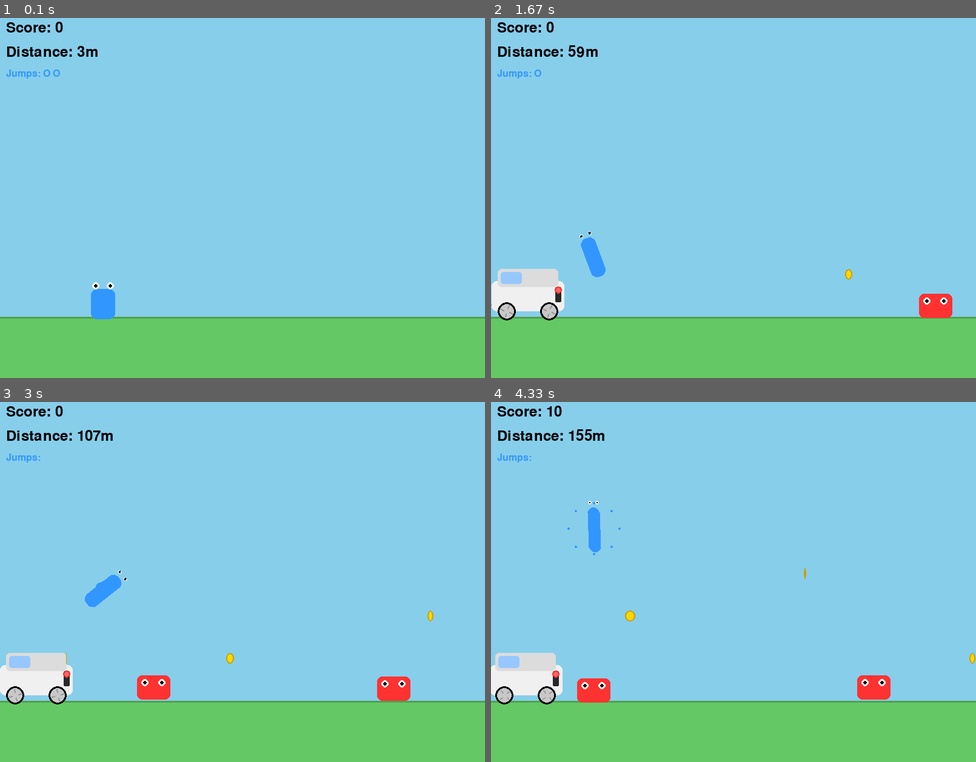
Above: before the commit, frames 1-4 (two rows, left to right).
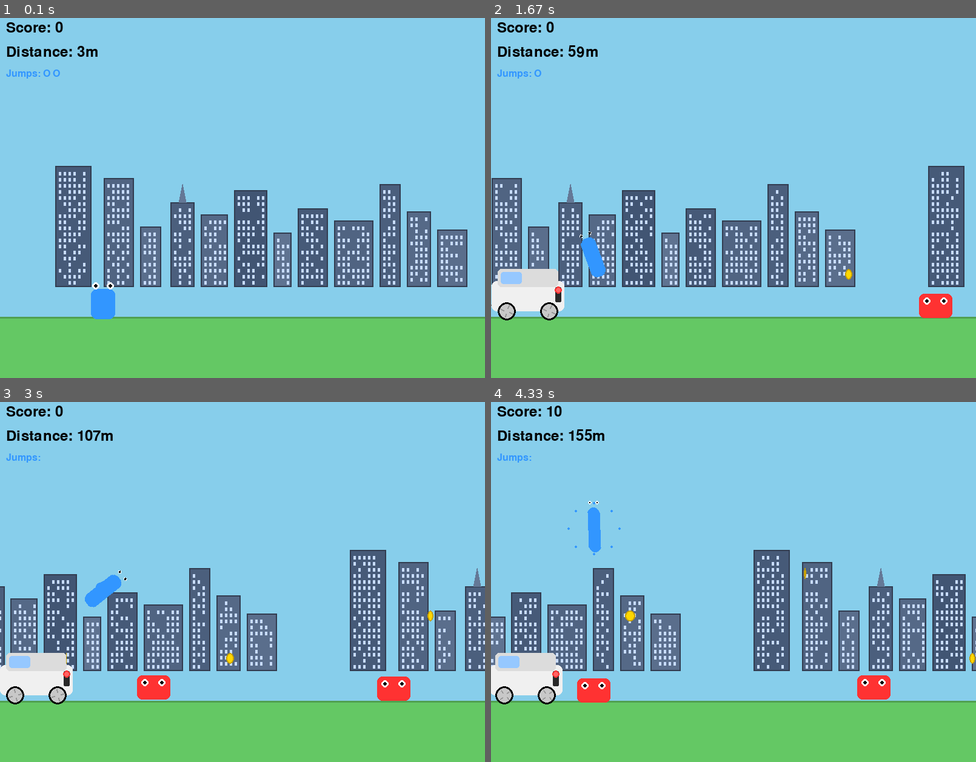
Above: after the commit, the same moments.

Repository: 8x8-BitGames/GameDevelopmentGame2
Game: pygame game, started from pygame_first_game.py
Same seed, same stepped clock (60 frames per second), same inputs: the game is played once before the commit and once after it.
Inputs:
- Up to frame 1 (0.1 s): no input
- Up to frame 2 (1.67 s): tap Space at 0.33, 0.73, 1.03, 1.23, 1.57 s
- Up to frame 3 (3 s): tap Space at 1.87, 2.07, 2.37, 2.63, 2.97 s
- Up to frame 4 (4.33 s): tap Space at 3.27, 3.4, 3.8, 4.1 s

The runs differ from the first frame. In frame 1, 16% of the frame differs, in the area x 11-97%, y 41-75%; in frame 2, 15%; in frame 3, 16%; in frame 4, 16%.

Commit message:
2nd draft:  - added city skyline  - made dash better

Diff:
--- a/pygame_first_game.py
+++ b/pygame_first_game.py
@@ -70,10 +70,11 @@
         self.dash_duration = 0
         self.dash_max_duration = 300  # 5 seconds at 60 FPS
         self.dash_cooldown = 0
-        self.dash_cooldown_max = 30  # 0.5 seconds at 60 FPS
+        self.dash_cooldown_max = 45  # 0.75 seconds at 60 FPS
         self.is_dashing = False
         self.dash_time = 0
-        self.dash_time_max = 15  # 0.25 seconds dash
+        self.dash_time_max = 30  # 0.5 seconds dash (doubled from 15)
+        self.dash_speed_boost = 8  # Extra forward movement during dash
 
         # Powerup activation particles
         self.powerup_particles = []
@@ -193,13 +194,17 @@
             self.dash_time -= 1
             if self.dash_time <= 0:
                 self.is_dashing = False
-            # Create dash trail
-            if random.random() < 0.3:
+            # Boost forward during dash
+            self.x += self.dash_speed_boost
+            # Create enhanced dash trail with streaks
+            if random.random() < 0.8:  # More frequent trails
                 self.dash_trail.append({
                     'x': self.x + self.width / 2,
                     'y': self.y + self.height / 2,
-                    'life': 20,
-                    'size': random.randint(8, 15)
+                    'life': 30,  # Longer lasting
+                    'size': random.randint(10, 20),
+                    'vx': random.uniform(-3, -1),  # Streak backward
+                    'vy': random.uniform(-2, 2)
                 })
 
         # Update dash cooldown
@@ -261,16 +266,24 @@
         # Update dash trail
         for t in self.dash_trail[:]:
             t['life'] -= 1
+            t['x'] += t.get('vx', 0)
+            t['y'] += t.get('vy', 0)
             if t['life'] <= 0:
                 self.dash_trail.remove(t)
 
     def draw(self, screen):
-        # Draw dash trail
+        # Draw dash trail with streaks
         for t in self.dash_trail:
-            alpha = t['life'] / 20
+            alpha = t['life'] / 30
             size = int(t['size'] * alpha)
             if size > 0:
-                pygame.draw.circle(screen, DASH_COLOR, (int(t['x']), int(t['y'])), size)
+                # Draw streak effect with gradient
+                for i in range(3):
+                    streak_size = size - i * 2
+                    if streak_size > 0:
+                        color_alpha = int(255 * alpha * (1 - i * 0.3))
+                        color = (255, 165, 0) if color_alpha > 128 else (255, 200, 100)
+                        pygame.draw.circle(screen, color, (int(t['x'] + i * 5), int(t['y'])), streak_size)
 
         # Draw powerup particles
         for p in self.powerup_particles:
@@ -404,8 +417,12 @@
 
     def update(self, player_x):
         # Follow player, staying slightly behind
+        # Slower catch-up speed when far away
+        distance_to_target = (player_x - 150) - self.x
+        catch_up_speed = 0.02 if abs(distance_to_target) > 200 else 0.05
+
         self.target_x = player_x - 150
-        self.x += (self.target_x - self.x) * 0.05
+        self.x += (self.target_x - self.x) * catch_up_speed
 
         # Animations
         self.wheel_rotation += SCROLL_SPEED * 2
@@ -634,6 +651,86 @@
         return len(self.particles) == 0
 
 
+def draw_boston_skyline(screen, scroll_offset):
+    """Draw a simplified Boston skyline in the background"""
+    skyline_y = GROUND_Y - 50
+
+    # Buildings move slower than foreground (parallax effect)
+    parallax_offset = (scroll_offset * 0.3) % WIDTH
+
+    # Define Boston-inspired buildings
+    buildings = [
+        # Hancock Tower (tallest)
+        {'x': 100, 'w': 60, 'h': 200, 'color': (70, 90, 120), 'windows': True},
+        # Prudential Tower
+        {'x': 180, 'w': 50, 'h': 180, 'color': (80, 100, 130), 'windows': True},
+        # Small building
+        {'x': 240, 'w': 35, 'h': 100, 'color': (90, 110, 140), 'windows': True},
+        # Custom House Tower (with spire)
+        {'x': 290, 'w': 40, 'h': 140, 'color': (75, 95, 125), 'windows': True, 'spire': True},
+        # Medium building
+        {'x': 340, 'w': 45, 'h': 120, 'color': (85, 105, 135), 'windows': True},
+        # State Street building
+        {'x': 395, 'w': 55, 'h': 160, 'color': (65, 85, 115), 'windows': True},
+        # Small building
+        {'x': 460, 'w': 30, 'h': 90, 'color': (95, 115, 145), 'windows': True},
+        # Federal Reserve
+        {'x': 500, 'w': 50, 'h': 130, 'color': (70, 90, 120), 'windows': True},
+        # Wide building
+        {'x': 560, 'w': 65, 'h': 110, 'color': (80, 100, 130), 'windows': True},
+        # Tall narrow
+        {'x': 635, 'w': 35, 'h': 170, 'color': (75, 95, 125), 'windows': True},
+        # Medium
+        {'x': 680, 'w': 40, 'h': 125, 'color': (85, 105, 135), 'windows': True},
+        # Short wide
+        {'x': 730, 'w': 50, 'h': 95, 'color': (90, 110, 140), 'windows': True},
+    ]
+
+    # Draw buildings twice for seamless scrolling
+    for offset in [-WIDTH, 0, WIDTH]:
+        for building in buildings:
+            x = building['x'] - parallax_offset + offset
+            if x < -building['w'] or x > WIDTH + building['w']:
+                continue
+
+            y = skyline_y - building['h']
+
+            # Draw building body
+            pygame.draw.rect(screen, building['color'],
+                             (x, y, building['w'], building['h']))
+
+            # Draw darker outline
+            pygame.draw.rect(screen, (50, 60, 80),
+                             (x, y, building['w'], building['h']), 2)
+
+            # Draw windows if specified
+            if building.get('windows'):
+                window_color = (200, 220, 255, 100)
+                window_w = 4
+                window_h = 6
+                spacing_x = 8
+                spacing_y = 10
+
+                for wy in range(int(y + 10), int(y + building['h'] - 5), spacing_y):
+                    for wx in range(int(x + 6), int(x + building['w'] - 6), spacing_x):
+                        # Random lit windows
+                        if random.random() > 0.3:
+                            pygame.draw.rect(screen, window_color,
+                                             (wx, wy, window_w, window_h))
+
+            # Draw spire for Custom House Tower
+            if building.get('spire'):
+                spire_w = 12
+                spire_h = 30
+                spire_x = x + building['w'] // 2 - spire_w // 2
+                spire_y = y - spire_h
+                pygame.draw.polygon(screen, (100, 120, 150), [
+                    (spire_x + spire_w // 2, spire_y),
+                    (spire_x, spire_y + spire_h),
+                    (spire_x + spire_w, spire_y + spire_h)
+                ])
+
+
 def main():
     player = Player()
     golf_cart = GolfCart()
@@ -648,6 +745,7 @@
     powerup_timer = 0
     dash_powerup_timer = 0
     distance = 0
+    camera_offset = 0  # Track camera position for dash
 
     font = pygame.font.Font(None, 36)
     small_font = pygame.font.Font(None, 24)
@@ -679,11 +777,33 @@
                     powerup_timer = 0
                     dash_powerup_timer = 0
                     distance = 0
+                    camera_offset = 0
                     game_over = False
 
         if not game_over:
+            # Store previous player x position
+            prev_player_x = player.x
+
             player.update()
             distance += SCROLL_SPEED
+
+            # If player moved forward from dash, adjust camera and world
+            if player.is_dashing:
+                dash_movement = player.x - prev_player_x - player.dash_speed_boost
+                camera_offset += dash_movement
+
+                # Move player back to normal position but shift everything else
+                player.x = prev_player_x
+
+                # Shift all world objects backward to create illusion of forward movement
+                for enemy in enemies:
+                    enemy.x -= player.dash_speed_boost
+                for coin in coins:
+                    coin.x -= player.dash_speed_boost
+                for powerup in powerups:
+                    powerup.x -= player.dash_speed_boost
+                for dash_powerup in dash_powerups:
+                    dash_powerup.x -= player.dash_speed_boost
 
             golf_cart.update(player.x)
 
@@ -773,6 +893,9 @@
         # Draw
         screen.fill(SKY_BLUE)
 
+        # Draw Boston skyline
+        draw_boston_skyline(screen, distance)
+
         pygame.draw.rect(screen, GROUND_COLOR, (0, GROUND_Y, WIDTH, HEIGHT - GROUND_Y))
         pygame.draw.line(screen, (80, 160, 80), (0, GROUND_Y), (WIDTH, GROUND_Y), 3)
 
